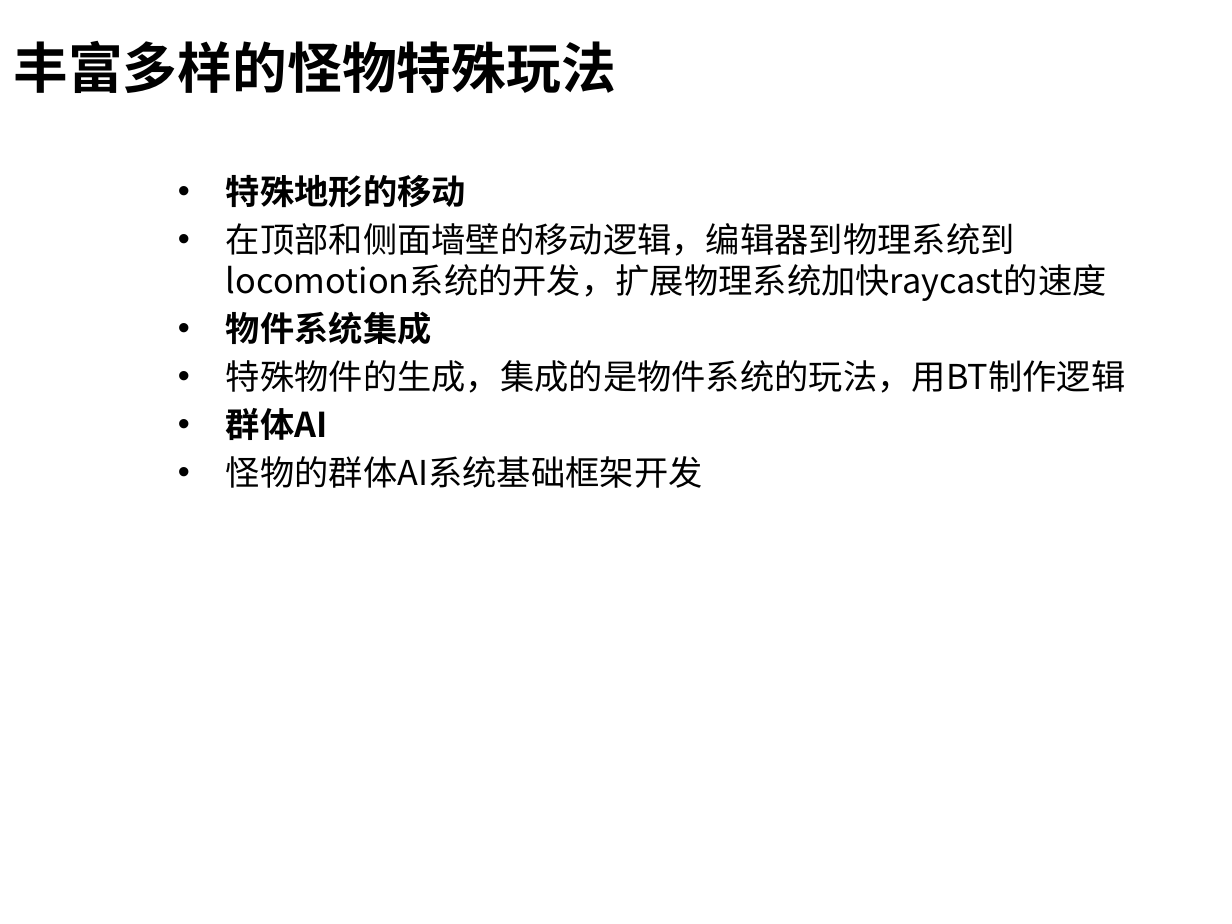
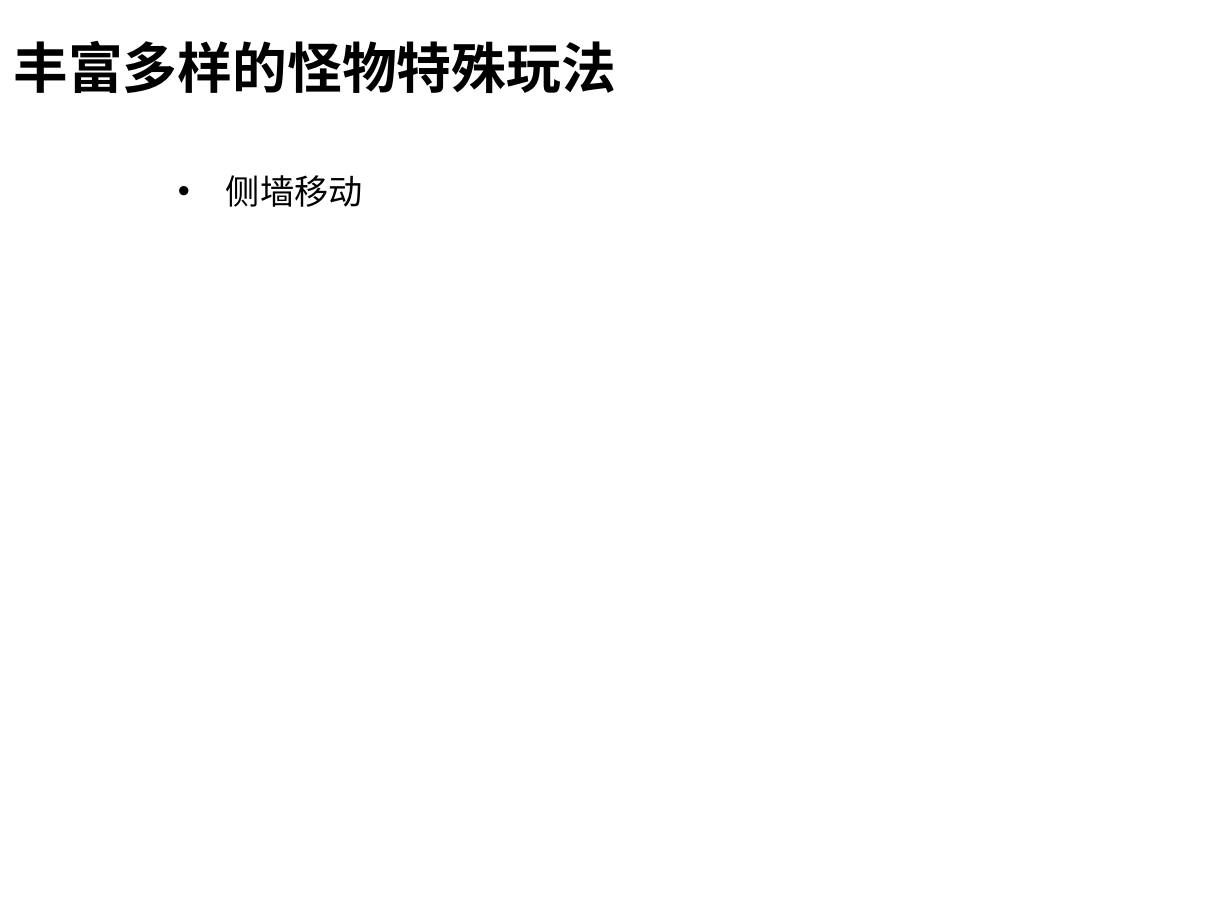
Before and after one commit to henryfung01/StreetFighter, a slide deck: slide 25 of Doc/whitebai.pptx (slide 18 before the commit). Drawn at 1232x924 pixels with LibreOffice and Linux fonts; fonts in the diff are those of the drawing; background and template pictures are left out. Boxes give left, top, right and bottom in pixels: in the first picture for what was removed or moved away, otherwise in the second. Text is boxed around its words. In the diff, an @@ line names an element or a change of style, - is before the commit and + after.

```diff
--- a/Doc/whitebai.pptx
+++ b/Doc/whitebai.pptx
@@ text at box(226, 175, 363, 207): text changed @@
-  • 特殊地形的移动
-  • 在顶部和侧面墙壁的移动逻辑，编辑器到物理系统到locomotion系统的开发，扩展物理系统加快raycast的速度
-  • 物件系统集成
-  • 特殊物件的生成，集成的是物件系统的玩法，用BT制作逻辑
-  • 群体AI
-  • 怪物的群体AI系统基础框架开发
+  • 侧墙移动
```
Also in this commit, not shown: 10 other slides changed, 14 slides added, 7 slides removed, 7 other files.
